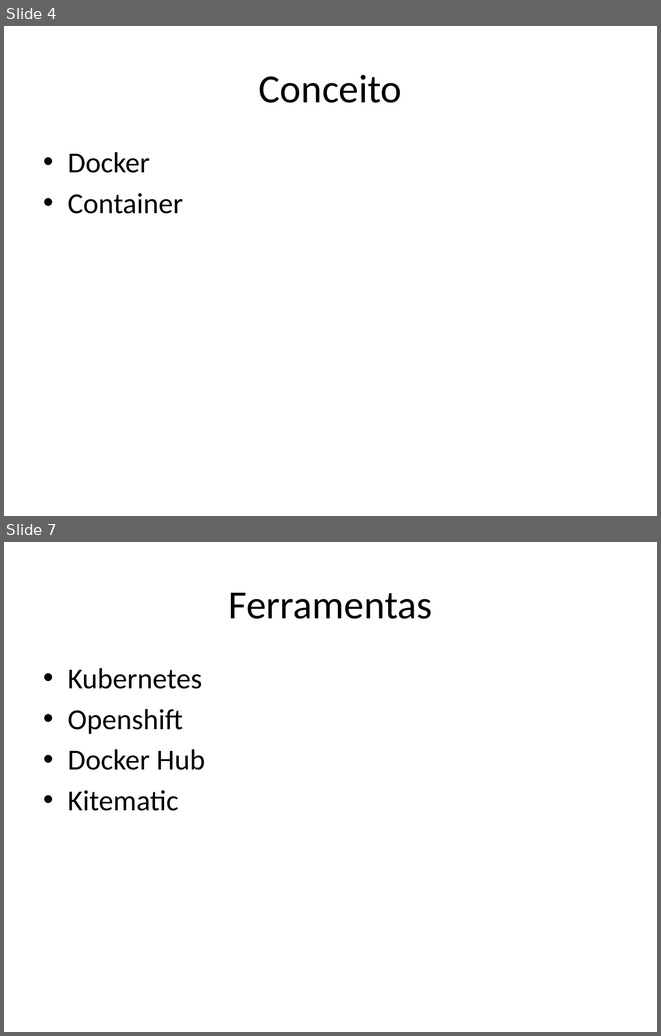
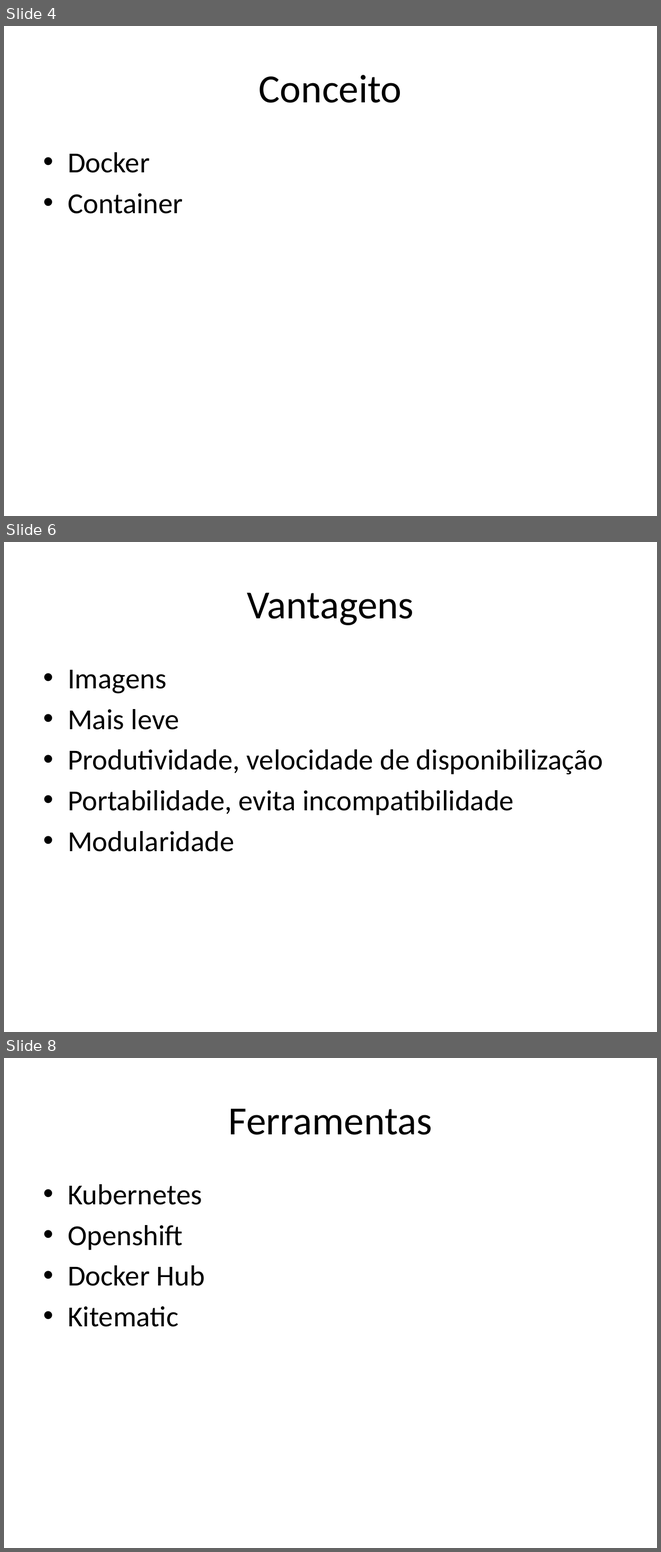
Before and after one commit to haradones/estudo, a slide deck: docker/Docker.pptx. Shown one above the other, each under a label of ours: slides 4 and 7 before the commit, slides 4, 6 and 8 after it; the slides between them are not shown. The pictures are 661x1036 and 661x1552 pixels, drawn with LibreOffice and Linux fonts; fonts in the diff are those of the drawing. Boxes give left, top, right and bottom in pixels: in the first picture for what was removed or moved away, otherwise in the second. Text is boxed around its words. In the diff, an @@ line names an element or a change of style, - is before the commit and + after.

```diff
--- a/docker/Docker.pptx
+++ b/docker/Docker.pptx
@@ slide 6 added at box(4, 542, 657, 1032), background #FFFFFF @@
@@ title added at box(247, 592, 414, 625), 44 pt, text #000000 @@
+Vantagens
@@ text added at box(68, 670, 603, 852), 32 pt, text #000000 @@
+• Imagens
+• Mais leve
+• Produtividade, velocidade de disponibilização
+• Portabilidade, evita incompatibilidade
+• Modularidade
@@ what was slide 7 is now slide 8 @@
```
Also in this commit, not shown: 1 slide changed, 3 other slides added, 1 slide removed.
